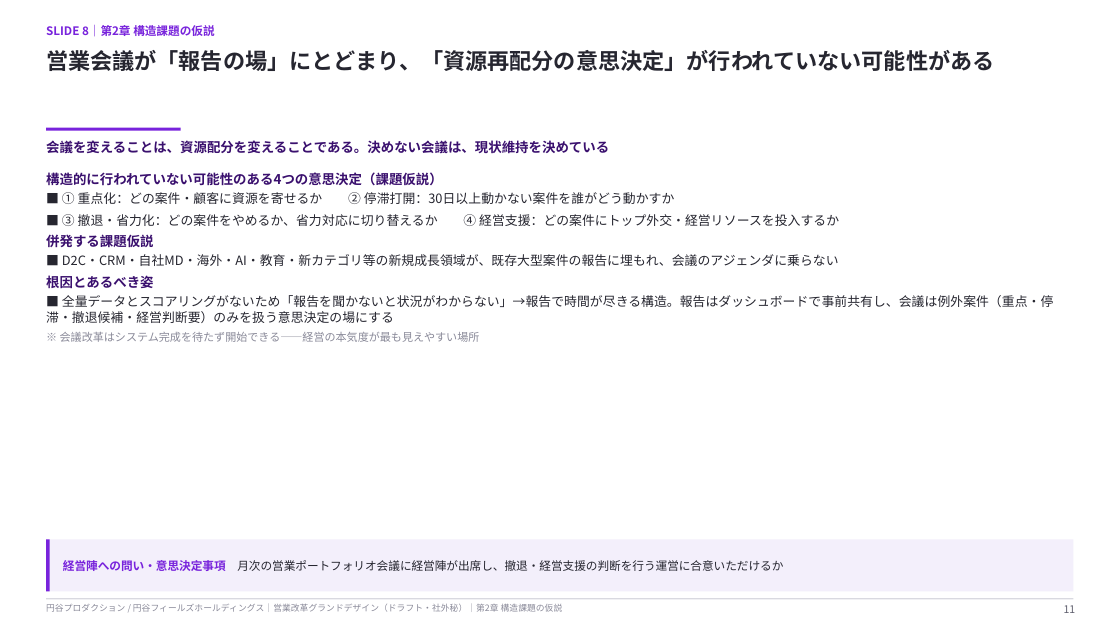
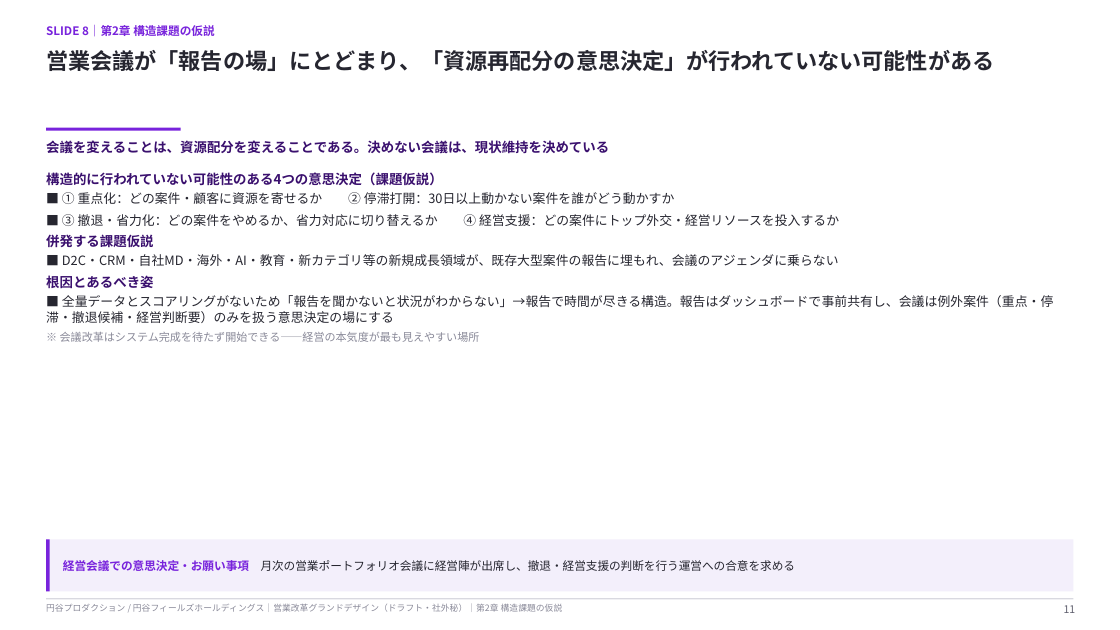
Before and after one commit to hayatoshintani-spe/kessho-lens, a slide deck: slide 11 of docs/営業改革グランドデザイン_円谷.pptx. Drawn at 1120x630 pixels with LibreOffice and Linux fonts; fonts in the diff are those of the drawing. Boxes give left, top, right and bottom in pixels: in the first picture for what was removed or moved away, otherwise in the second. Text is boxed around its words. In the diff, an @@ line names an element or a change of style, - is before the commit and + after.

```diff
--- a/docs/営業改革グランドデザイン_円谷.pptx
+++ b/docs/営業改革グランドデザイン_円谷.pptx
@@ text at box(63, 560, 796, 571): text changed @@
-経営陣への問い・意思決定事項 月次の営業ポートフォリオ会議に経営陣が出席し、撤退・経営支援の判断を行う運営に合意いただけるか
+経営会議での意思決定・お願い事項 月次の営業ポートフォリオ会議に経営陣が出席し、撤退・経営支援の判断を行う運営への合意を求める
```
Also in this commit, not shown: 26 other slides changed, 1 other file.
